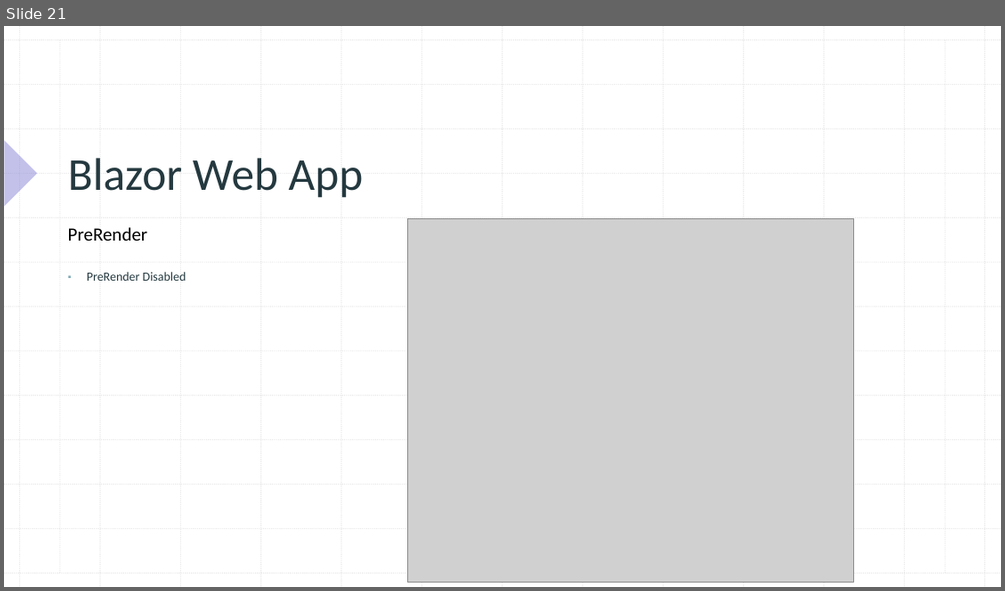
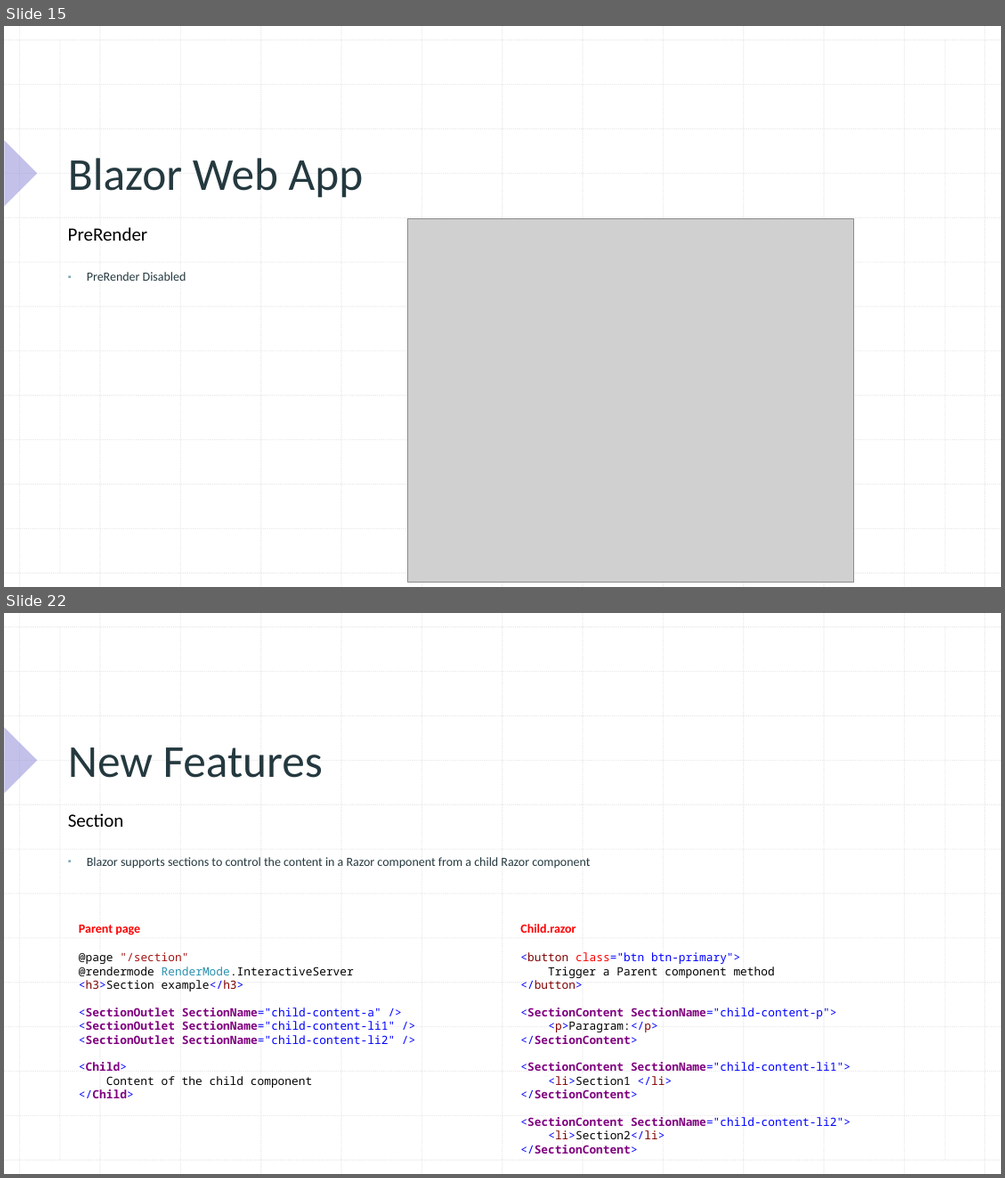
Before and after one commit to xccu/NetCore-Demo, a slide deck: Blazor in .net 8.pptx. Shown one above the other, each under a label of ours: slide 21 before the commit, slides 15 and 22 after it; the slides between them are not shown. The pictures are 1005x591 and 1005x1178 pixels, drawn with LibreOffice and Linux fonts; fonts in the diff are those of the drawing; grey boxes stand for pictures. Boxes give left, top, right and bottom in pixels: in the first picture for what was removed or moved away, otherwise in the second. Text is boxed around its words. In the diff, an @@ line names an element or a change of style, - is before the commit and + after.

```diff
--- a/Blazor in .net 8.pptx
+++ b/Blazor in .net 8.pptx
@@ slide 22 added at (x1=4, y1=613, x2=1001, y2=1174), background #FFFFFF; not listed: 29 template elements that a slide beside it also shows @@
@@ title added at (x1=68, y1=747, x2=323, y2=778), 44 pt, text #24393F @@
+New Features
@@ text added at (x1=68, y1=813, x2=124, y2=827), 18 pt, text #000000 @@
+Section
@@ text added at (x1=87, y1=857, x2=590, y2=868), 12 pt, text #24393F @@
+▪ Blazor supports sections to control the content in a Razor component from a child Razor component
@@ text added at (x1=79, y1=925, x2=140, y2=935), 12 pt, text #FF0000, bold @@
+Parent page
@@ text added at (x1=520, y1=924, x2=575, y2=933), 12 pt, text #FF0000, bold @@
+Child.razor
@@ text added at (x1=79, y1=952, x2=395, y2=1098), 11 pt, text #800080 @@
+@page "/section"
+@rendermode RenderMode.InteractiveServer
+<h3>Section example</h3>
+<SectionOutlet SectionName="child-content-a" />
+<SectionOutlet SectionName="child-content-li1" />
+<SectionOutlet SectionName="child-content-li2" />
+<Child>
+Content of the child component
+</Child>
@@ text added at (x1=520, y1=952, x2=850, y2=1153), 11 pt, text #800080 @@
+<button class="btn btn-primary">
+Trigger a Parent component method
+</button>
+<SectionContent SectionName="child-content-p">
+<p>Paragram:</p>
+</SectionContent>
+<SectionContent SectionName="child-content-li1">
+<li>Section1 </li>
+</SectionContent>
+<SectionContent SectionName="child-content-li2">
+<li>Section2</li>
+</SectionContent>
@@ what was slide 21 is now slide 15 @@
```
Also in this commit, not shown: 7 slides changed, 4 other slides added, 7 slides removed, 39 other files.
